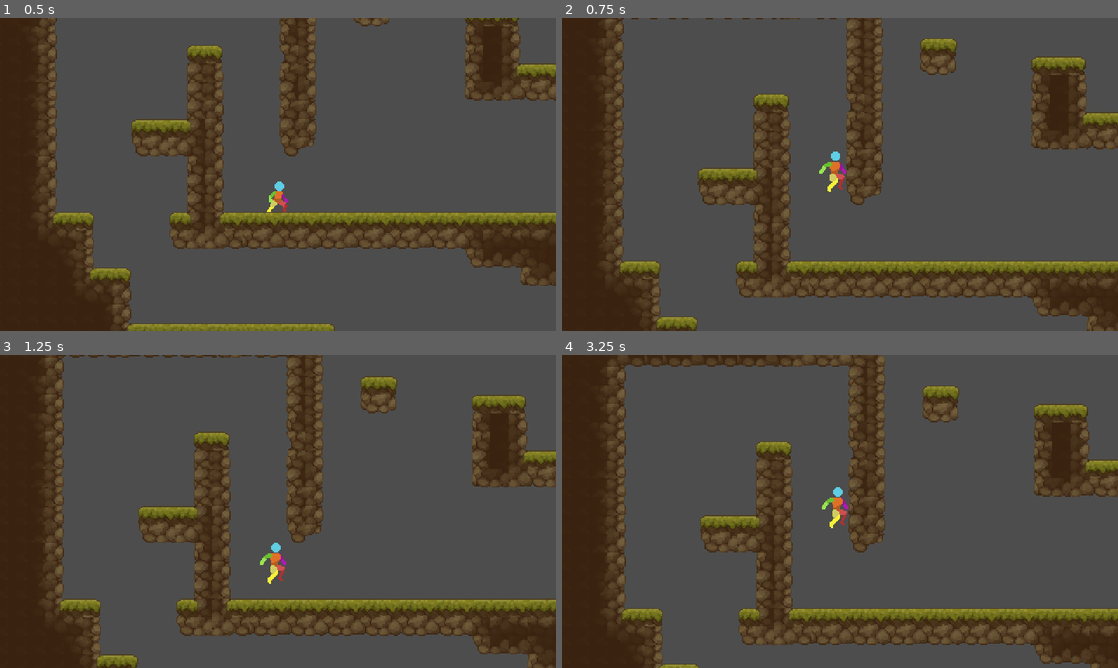
Above: before the commit, frames 1-4 (two rows, left to right).
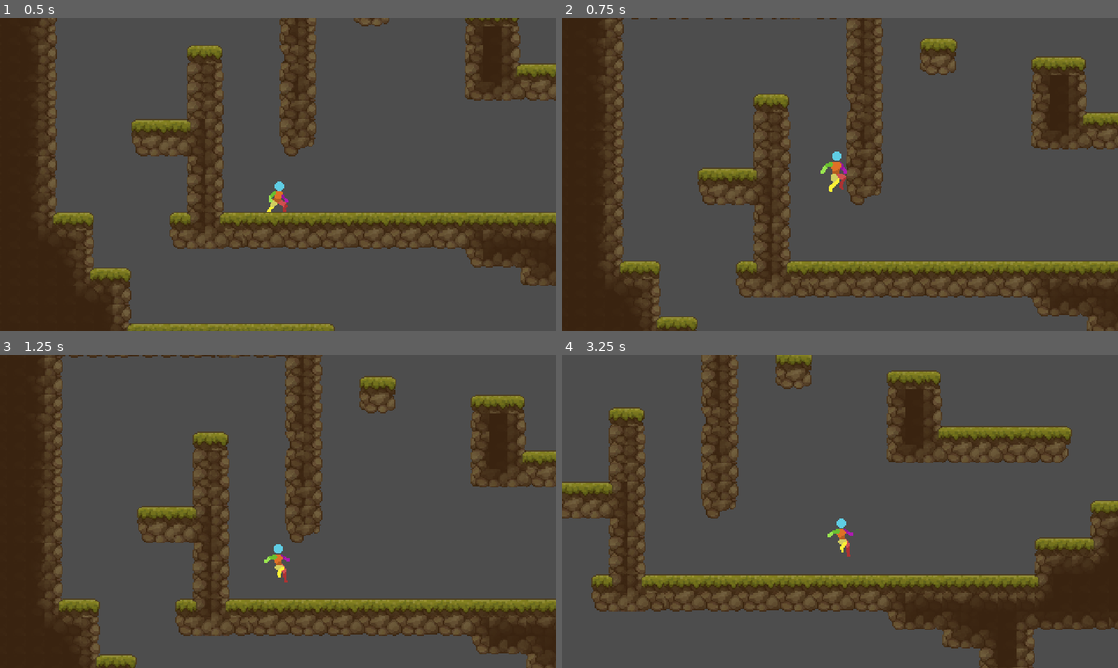
Above: after the commit, the same moments.

Repository: Ketei/UnnamedGame
Game: Godot game, scene res://Test/test_world.tscn
The game is run twice, just before and just after one commit, with the same random seed, the same clock (stepped at 60 frames per second) and the same inputs.
Inputs:
- Up to frame 1 (0.5 s): no input
- Up to frame 2 (0.75 s): tap Enter (ui_accept) at 0.5 s; hold Right (gc_right) from 0.53 s (still down); hold A (gc_jump) from 0.53 s (still down)
- Up to frame 3 (1.25 s): keep holding Right (gc_right); keep holding A (gc_jump)
- Up to frame 4 (3.25 s): release Right (gc_right) at 1.28 s; release A (gc_jump) at 1.28 s; hold Down (gc_down) 1.28-2.03 s; tap Shift (gc_walk) at 1.35, 2.85 s; tap A (gc_jump) at 1.52, 1.55, 1.82, 3.02, 3.05 s; hold Right (gc_right) 2.03-2.78 s; hold A (gc_jump) 2.03-2.78 s; hold Up (gc_up) from 2.78 s (still down)

Frame 1 is identical in both runs. In frame 2, 0.1% of the frame differs, in the area x 46-52%, y 42-56%; in frame 3, 3.2%; in frame 4, 54%, in the area x 0-100%, y 0-100%.
Error before the commit: Invalid access to property or key '_time_to_peak' on a base object of type 'CharacterBody2D (Player)'. (res://Scripts/Modules/Behaviours/Movement/Player/Jump.g…

Commit message:
Updated for gravity module
- Behaviours no longer need to call to apply gravity.
- Behaviours use new facing right set.
- Jump behaviour cleaned up to do less compares. Compares = physics ticks. Now it just does it on set. Which happens on a signal.

Diff:
--- a/Scripts/Modules/Behaviours/Movement/Player/Fall.gd
+++ b/Scripts/Modules/Behaviours/Movement/Player/Fall.gd
@@ -55,11 +55,8 @@
 
 	player.update_input_axis(true, false)
 
-	if player.axis_strength.x != 0:
-		player.set_facing_right(0 < player.axis_strength.x)
-	player.apply_gravity(delta)
+	player.update_facing_right()
 	player.change_actor_speed(player.axis_strength.x, delta)
-	player.move_and_slide()
 
 
 func set_target_node(NewTargetNode) -> void:
--- a/Scripts/Modules/Behaviours/Movement/Player/Idle.gd
+++ b/Scripts/Modules/Behaviours/Movement/Player/Idle.gd
@@ -83,8 +83,6 @@
 		return
 
 	player.change_actor_speed(0.0, delta)
-	player.apply_gravity(delta)
-	player.move_and_slide()
 
 
 func _change_terrain_state(NewState: GameProperties.TerrainState) -> void:
--- a/Scripts/Modules/Behaviours/Movement/Player/Jump.gd
+++ b/Scripts/Modules/Behaviours/Movement/Player/Jump.gd
@@ -2,7 +2,10 @@
 
 var player: Player
 var terrain_tracker: ModuleTerrainTracker
-var current_terrain: GameProperties.TerrainState
+var current_terrain: GameProperties.TerrainState:
+	set(value):
+		current_terrain = value
+		_terrain_update()
 var jump_buffer: TimerForModule
 var _jump_timer_restore: Timer
 
@@ -36,15 +39,12 @@
 		# In this line it's handled the "minimum jump height".
 		# 1.0 - the number(the one multiplying jump_velocity) = % of the
 		# minimum jump height (arpox).
-		player.velocity.y -= (player.jump_velocity * 0.5) * (_jump_timer_restore.time_left / player._time_to_peak)
-
-		if player.gravity_mode == Actor.GravityMode.JUMP:
-			player.gravity_mode = Actor.GravityMode.NORMAL
+		player.velocity.y -= (player.jump_velocity * 0.5) * (_jump_timer_restore.time_left / player.time_to_peak)
 
 	elif event.is_action_pressed("gc_jump"):
 		if player.can_actor_jump(false):
 			player.jump(false)
-			terrain_tracker.temp_disable_ground_raycast(0.2)
+			terrain_tracker.temp_disable_ground_raycast(0.1)
 			change_animation.emit("movement-air", "jump", false)
 		else:
 			jump_buffer.start()
@@ -61,30 +61,14 @@
 	if not player:
 		return
 
-	if current_terrain == GameProperties.TerrainState.GROUND:
-		player.air_jump_count = 0
-		if 0 < jump_buffer.time_left:
-			jump_buffer.stop()
-			if player.can_actor_jump(true):
-				if Input.is_action_pressed("gc_jump"):
-					player.jump(true)
-				else:
-					player.jump(true, player.jump_velocity / 2)
-				change_animation.emit("movement-air", "jump", false)
-	elif current_terrain == GameProperties.TerrainState.LIQUID:
-		change_behaviour.emit("movement", "swim-idle")
-
 	if 0 <= player.velocity.y:
-		_go_to_fall()
+		change_behaviour.emit("movement", "fall")
 
 	player.update_input_axis(true, false)
 
-	if player.axis_strength.x != 0.0:
-		player.set_facing_right(0 < player.axis_strength.x)
+	player.update_facing_right()
 
-	player.apply_gravity(delta)
 	player.change_actor_speed(player.axis_strength.x, delta)
-	player.move_and_slide()
 
 
 func setup_behaviour() -> void:
@@ -92,10 +76,9 @@
 	terrain_tracker = behaviour_module.module_manager.get_module("terrain-tracker")
 	jump_buffer = behaviour_module.module_manager.get_module("timers-manager").get_timer("jump-buffer")
 	_jump_timer_restore = Timer.new()
-	_jump_timer_restore.wait_time = player._time_to_peak
+	_jump_timer_restore.wait_time = player.time_to_peak
 	_jump_timer_restore.one_shot = true
 	_jump_timer_restore.autostart = false
-	_jump_timer_restore.timeout.connect(_restor_grav)
 	self.add_child(_jump_timer_restore)
 
 
@@ -104,15 +87,16 @@
 		player = NewTargetNode
 
 
-func _go_to_fall() -> void:
-	player.gravity_mode = player.GravityMode.NORMAL
-	change_behaviour.emit("movement", "fall")
-
-
 func _change_terrain_state(NewState: GameProperties.TerrainState) -> void:
 	current_terrain = NewState
 
 
-func _restor_grav() -> void:
-	if player.gravity_mode != Actor.GravityMode.NORMAL:
-		player.gravity_mode = Actor.GravityMode.NORMAL
+func _terrain_update() -> void:
+	if current_terrain == GameProperties.TerrainState.GROUND:
+		player.air_jump_count = 0
+		if 0 < jump_buffer.time_left and player.can_actor_jump(true):
+			jump_buffer.stop()
+			player.jump(true, player.jump_velocity / (2 - int(Input.is_action_pressed("gc_jump"))))
+			change_animation.emit("movement-air", "jump", false)
+	elif current_terrain == GameProperties.TerrainState.LIQUID:
+		change_behaviour.emit("movement", "swim-idle")
--- a/Scripts/Modules/Behaviours/Movement/Player/Run.gd
+++ b/Scripts/Modules/Behaviours/Movement/Player/Run.gd
@@ -50,18 +50,13 @@
 		change_behaviour.emit("movement", "idle")
 		return
 
-	if player.axis_strength.x != 0:
-		player.set_facing_right(0 < player.axis_strength.x)
-
-	player.apply_gravity(delta)
+	player.update_facing_right()
 	player.change_actor_speed(player.axis_strength.x, delta)
-	player.move_and_slide()
 
 
 func set_target_node(NewTargetNode) -> void:
 	if NewTargetNode is Player:
 		player = NewTargetNode
-
 
 
 func _change_terrain_state(NewState: GameProperties.TerrainState) -> void:
--- a/Scripts/Modules/Behaviours/Movement/Player/Walk.gd
+++ b/Scripts/Modules/Behaviours/Movement/Player/Walk.gd
@@ -61,11 +61,9 @@
 		return
 
 	if player.axis_strength.x != 0:
-		player.set_facing_right(0 < player.axis_strength.x)
+		player.update_facing_right()
 
-	player.apply_gravity(delta)
 	player.change_actor_speed(player.axis_strength.x, delta)
-	player.move_and_slide()
 
 
 func setup_behaviour() -> void:
